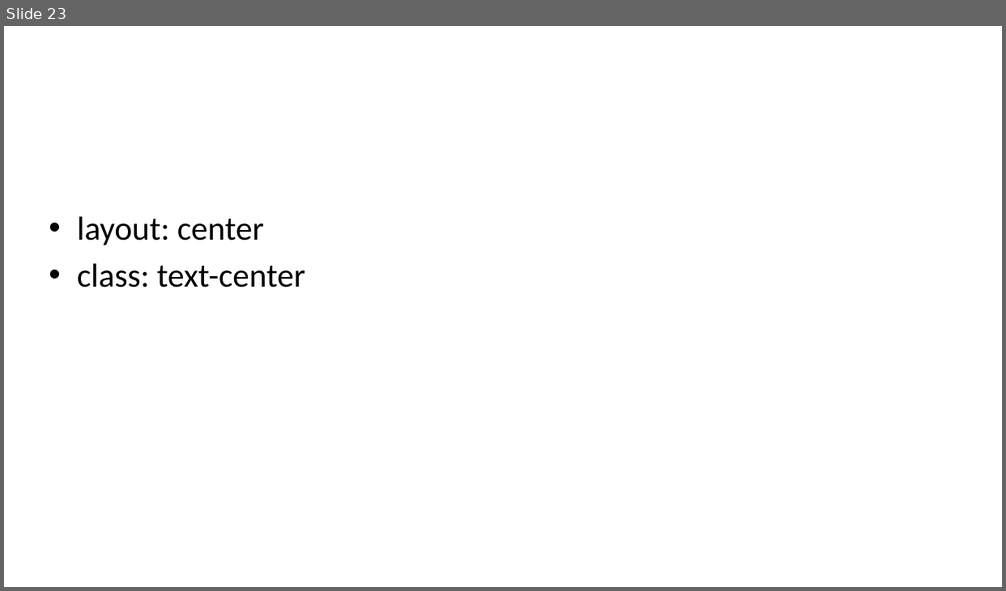
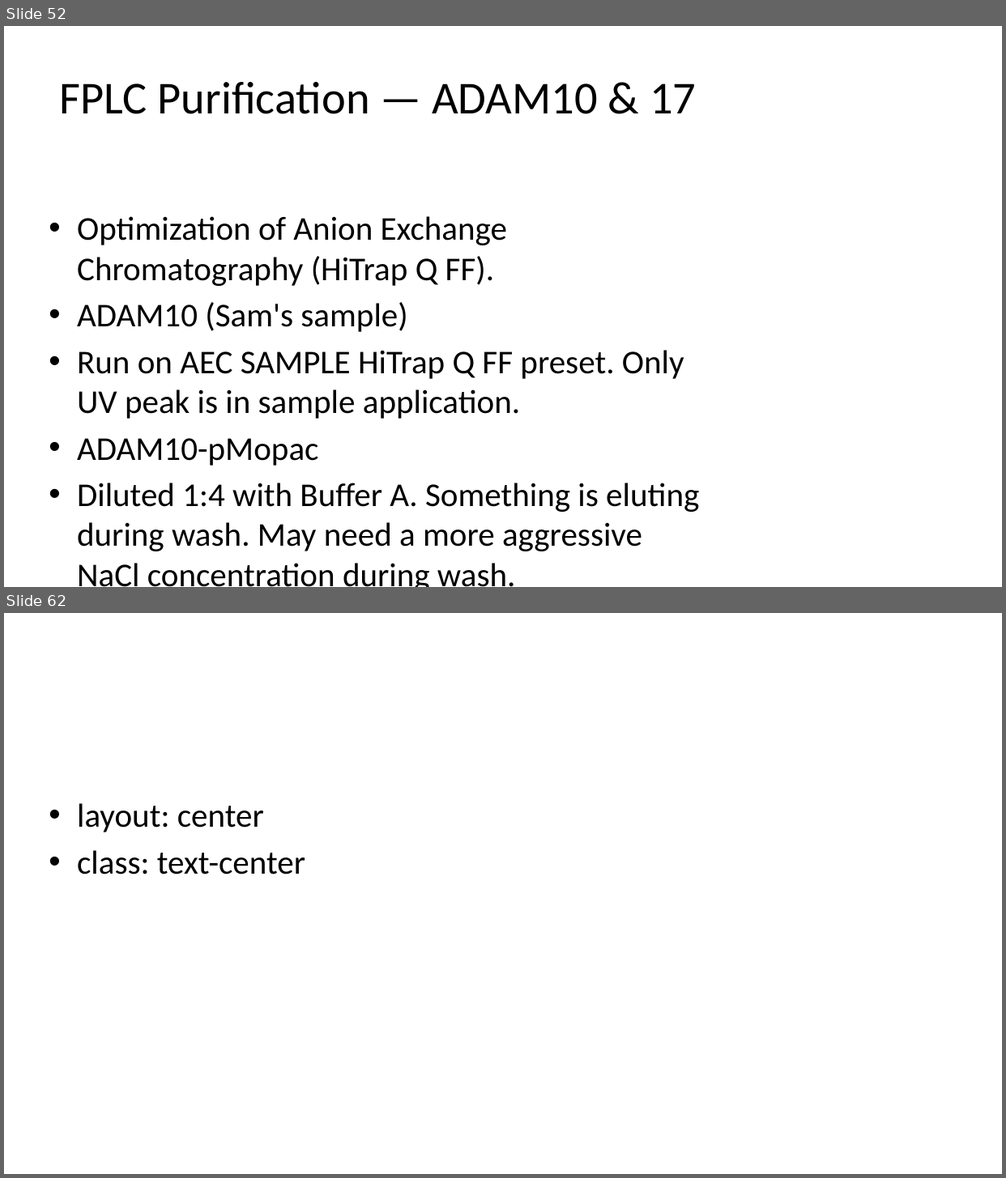
Before and after one commit to naryzach/PhD-Research, a slide deck: Demonstrations/Presentations/De_Novo_Binder_Generation/De_Novo_Binder_Skeleton.pptx. Shown one above the other, each under a label of ours: slide 23 before the commit, slides 52 and 62 after it; the slides between them are not shown. The pictures are 1006x591 and 1006x1178 pixels, drawn with LibreOffice and Linux fonts; fonts in the diff are those of the drawing. Boxes give left, top, right and bottom in pixels: in the first picture for what was removed or moved away, otherwise in the second. Text is boxed around its words. In the diff, an @@ line names an element or a change of style, - is before the commit and + after.

```diff
--- a/Demonstrations/Presentations/De_Novo_Binder_Generation/De_Novo_Binder_Skeleton.pptx
+++ b/Demonstrations/Presentations/De_Novo_Binder_Generation/De_Novo_Binder_Skeleton.pptx
@@ slide 52 added at [4, 26, 1002, 587], background #FFFFFF @@
@@ title added at [60, 82, 696, 114], 44 pt, text #000000 @@
+FPLC Purification — ADAM10 & 17
@@ text added at [77, 216, 699, 587], 32 pt, text #000000 @@
+• Optimization of Anion Exchange Chromatography (HiTrap Q FF).
+• ADAM10 (Sam's sample)
+• Run on AEC SAMPLE HiTrap Q FF preset. Only UV peak is in sample application.
+• ADAM10-pMopac
+• Diluted 1:4 with Buffer A. Something is eluting during wash. May need a more aggressive NaCl concentration during wash.
@@ what was slide 23 is now slide 62 @@
```
Also in this commit, not shown: 6 slides changed, 45 other slides added, 7 slides removed, 3 other files.
